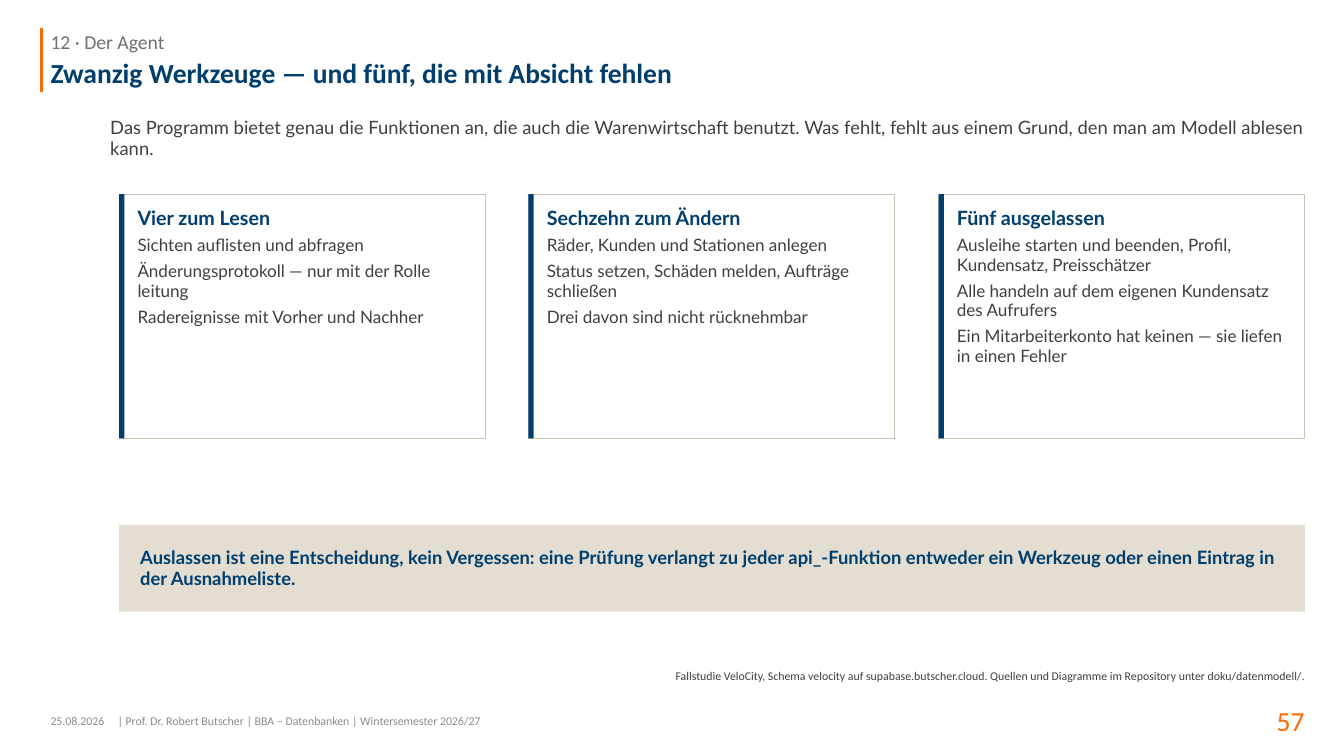
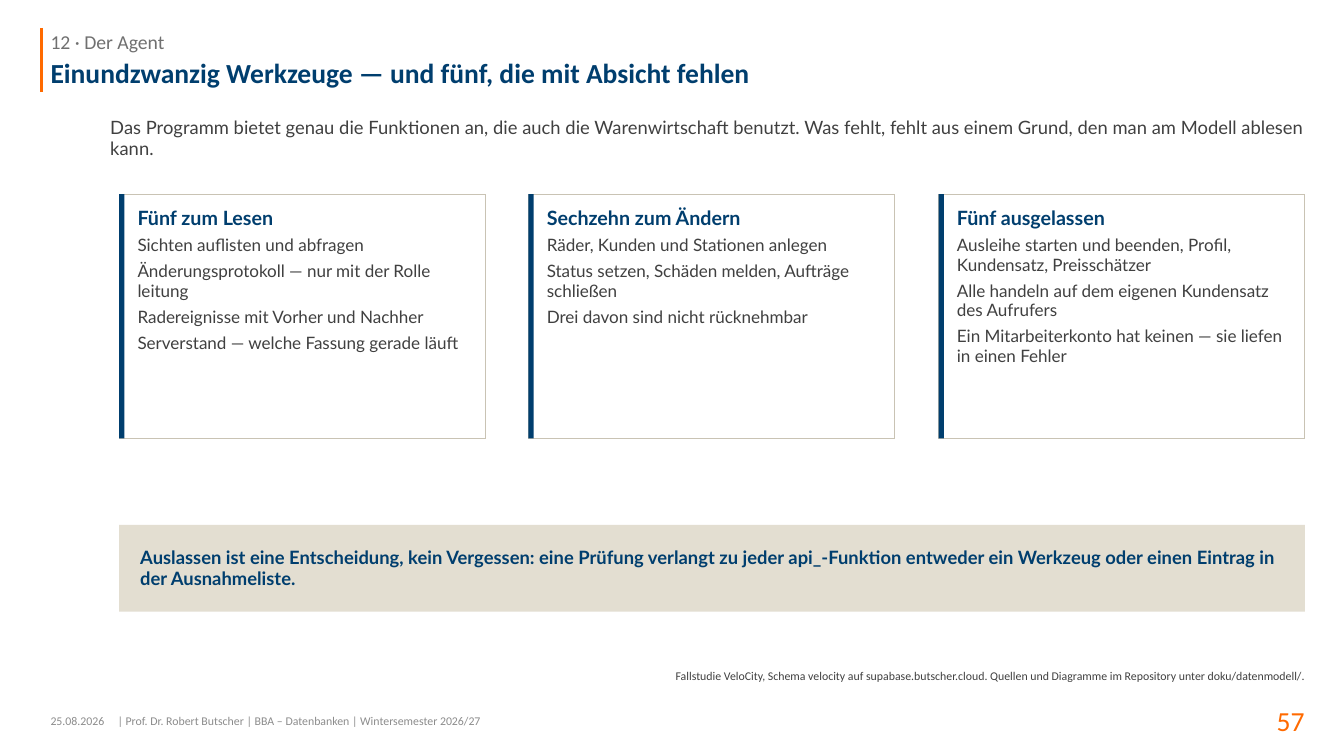
Before and after one commit to swrobuts/velocity-fallstudie, a slide deck: slide 57 of slides/velocity-datenbankentwurf.pptx. Drawn at 1344x756 pixels with LibreOffice and Linux fonts; fonts in the diff are those of the drawing. Boxes give left, top, right and bottom in pixels: in the first picture for what was removed or moved away, otherwise in the second. Text is boxed around its words. In the diff, an @@ line names an element or a change of style, - is before the commit and + after.

```diff
--- a/slides/velocity-datenbankentwurf.pptx
+++ b/slides/velocity-datenbankentwurf.pptx
@@ title at <box>51,63,749,88</box>: text changed @@
-Zwanzig Werkzeuge — und fünf, die mit Absicht fehlen
+Einundzwanzig Werkzeuge — und fünf, die mit Absicht fehlen
@@ text at <box>138,210,273,225</box>: text changed @@
-Vier zum Lesen
+Fünf zum Lesen
@@ text at <box>138,336,459,352</box>: paragraph added @@
+Serverstand — welche Fassung gerade läuft
```
Also in this commit, not shown: 1 other file.
